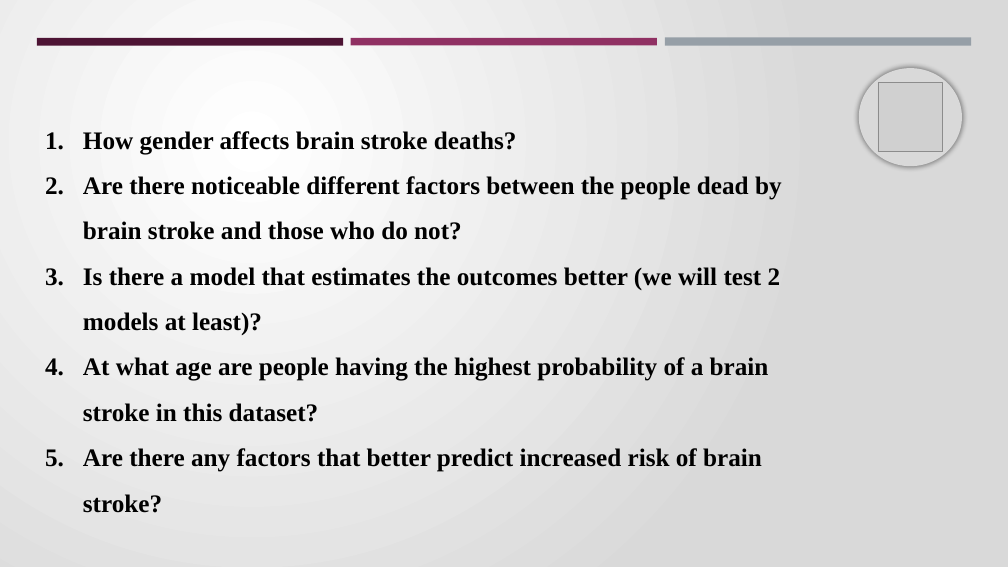
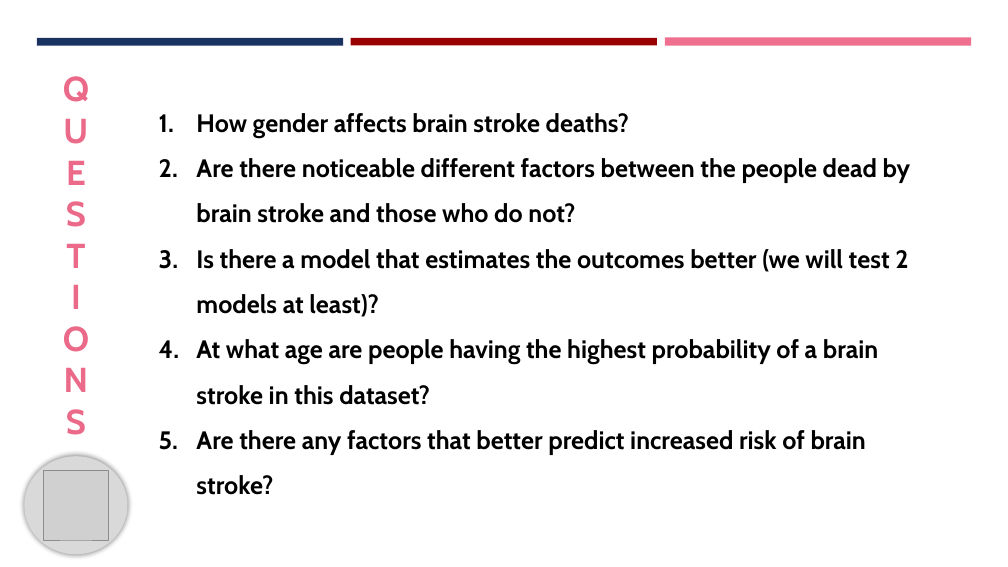
Before and after one commit to candidamg/Brain_Stroke_Prediction, a slide deck: slide 13 of Brain_Stroke_PP.pptx (slide 11 before the commit). Drawn at 1008x567 pixels with LibreOffice and Linux fonts; fonts in the diff are those of the drawing; grey boxes stand for pictures. Boxes give left, top, right and bottom in pixels: in the first picture for what was removed or moved away, otherwise in the second. Text is boxed around its words. In the diff, an @@ line names an element or a change of style, - is before the commit and + after.

```diff
--- a/Brain_Stroke_PP.pptx
+++ b/Brain_Stroke_PP.pptx
@@ background gradient #FFFFFF to #D9D9D9 to #FFFFFF @@
@@ rectangle at (37, 38, 343, 45): fill #4D1434 to #1A3260 @@
@@ rectangle at (351, 38, 657, 45): fill #903163 to #990000 @@
@@ rectangle at (665, 38, 971, 46): fill #969FA7 to #EE708E @@
@@ text added at (63, 76, 89, 435), 33 pt, text #EC6A89, bold @@
+Q
+U
+E
+S
+T
+I
+O
+N
+S
@@ text "How gender affects brain stroke ...": place and size @@
-text "How gender affects brain stroke ..." at (83, 131, 782, 513)
+text "How gender affects brain stroke ..." at (196, 113, 911, 495)
@@ text "How gender affects brain stroke ..." at (196, 113, 911, 495): font Times New Roman to Cabin @@
@@ ellipse: place and size @@
-ellipse at (859, 68, 962, 166)
+ellipse at (24, 456, 127, 554)
@@ picture: place and size @@
-picture at (878, 82, 943, 152)
+picture at (44, 470, 109, 540)
```
Also in this commit, not shown: 6 other slides changed, 8 slides added, 7 slides removed.
